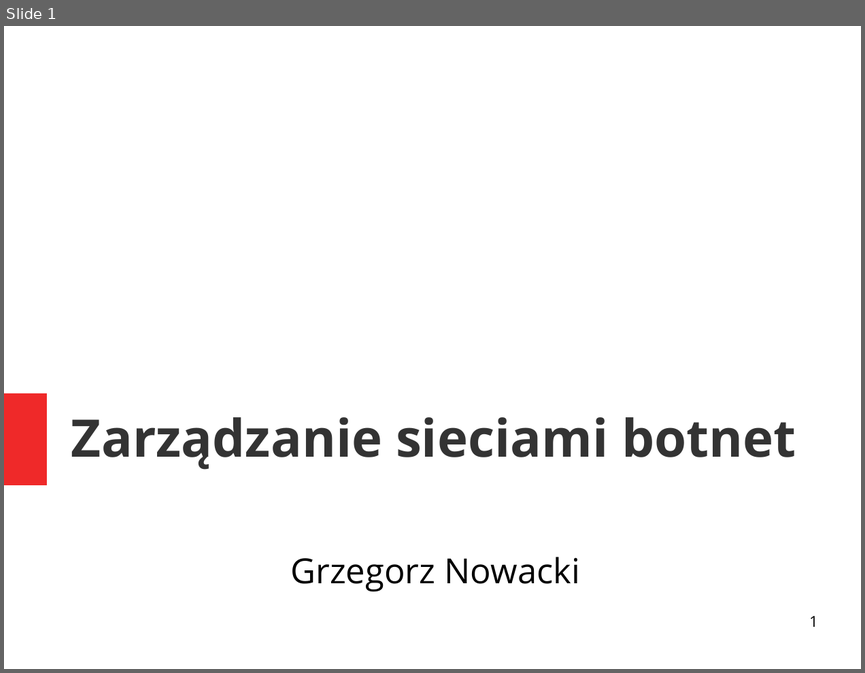
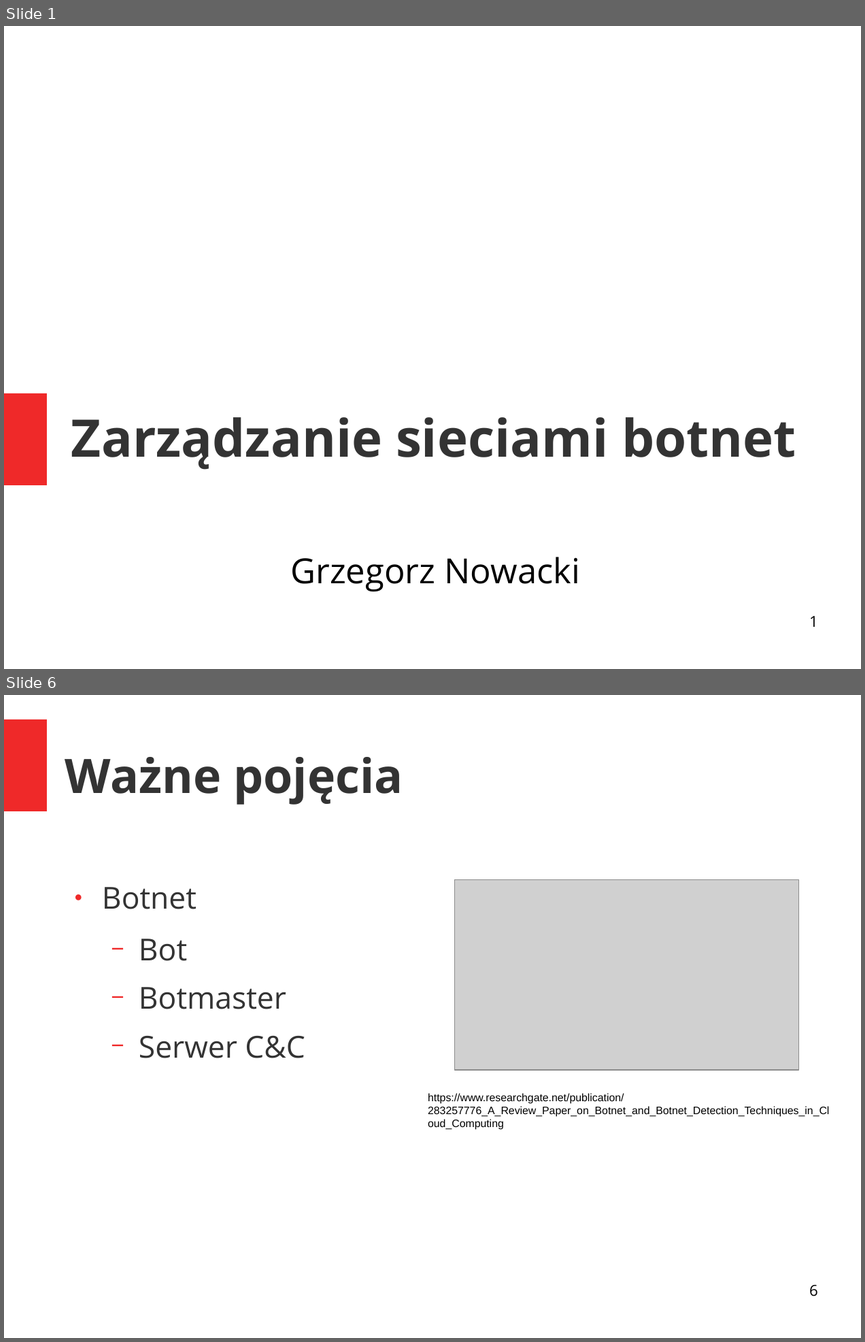
Before and after one commit to grzegorznowacki/Botnets, a slide deck: prezentacja.odp. Shown one above the other, each under a label of ours: slide 1 before the commit, slides 1 and 6 after it; the slides between them are not shown. The pictures are 865x673 and 865x1342 pixels, drawn with LibreOffice and Linux fonts; fonts in the diff are those of the drawing; grey boxes stand for pictures. Boxes give left, top, right and bottom in pixels: in the first picture for what was removed or moved away, otherwise in the second. Text is boxed around its words. In the diff, an @@ line names an element or a change of style, - is before the commit and + after.

```diff
--- a/prezentacja.odp
+++ b/prezentacja.odp
@@ slide 6 added at <box>4,695,861,1338</box>, background #FFFFFF @@
@@ rectangle added at <box>4,719,47,811</box>, fill #EF2929 @@
@@ title added at <box>65,757,403,804</box>, 44 pt, text #333333, bold @@
+Ważne pojęcia
@@ text added at <box>102,887,305,1058</box>, 28 pt, text #333333 @@
+● Botnet
+  − Bot
+  − Botmaster
+  − Serwer C&C
@@ picture added at <box>455,879,800,1070</box> @@
@@ text added at <box>428,1093,829,1130</box>, 10 pt, text #000000 @@
+https://www.researchgate.net/publication/283257776_A_Review_Paper_on_Botnet_and_Botnet_Detection_Techniques_in_Cloud_Computing
@@ page number added at <box>809,1285,818,1296</box>, 14 pt, text #000000 @@
+6
```
Also in this commit, not shown: 47 other slides added, 1 slide removed.
